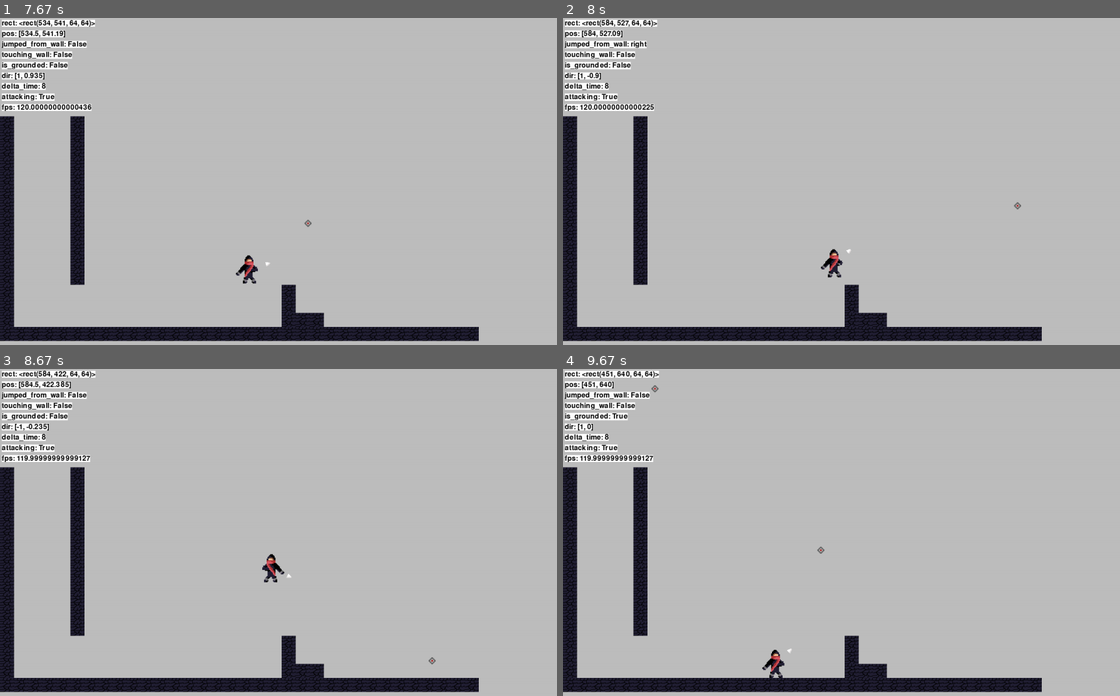
Above: before the commit, frames 1-4 (two rows, left to right).
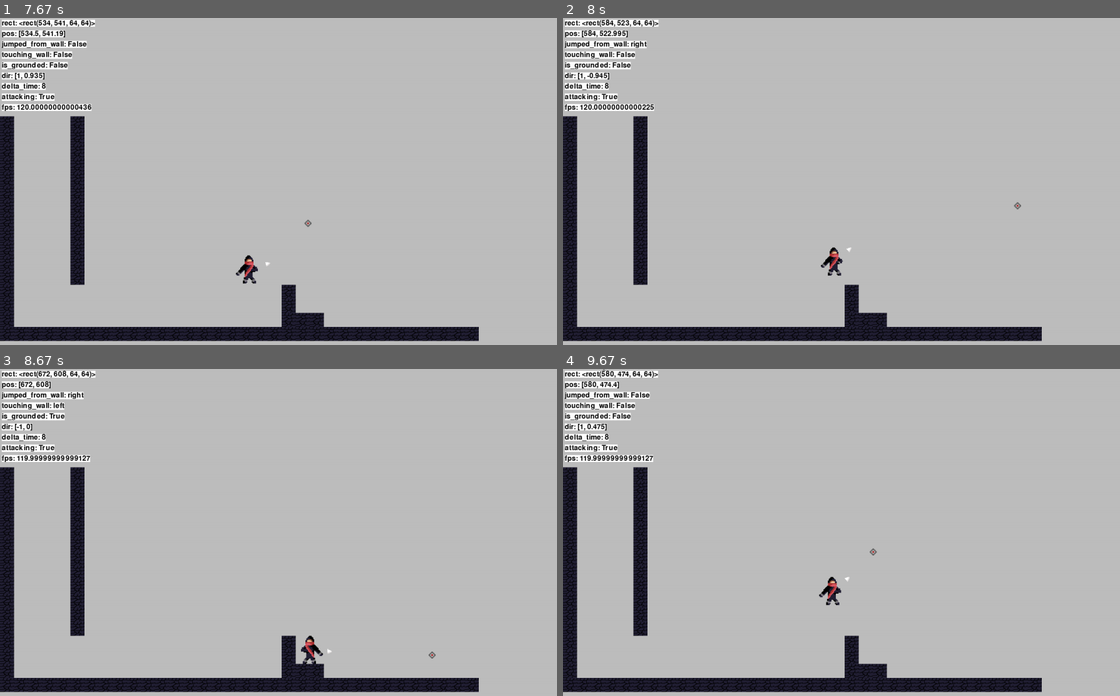
Above: after the commit, the same moments.

Repository: zyxwars/ninja
Game: pygame game, started from main.py
Two runs of this game, one before a commit and one after it. Both use one fixed random seed, a clock stepped at 60 frames per second and the inputs below.
Inputs (mouse positions are in pixels of both pictures, inside the frame that each line leads up to):
- Up to frame 1 (7.67 s): tap Space at 0.33, 0.73, 1.03, 1.57, 1.87, 2.07, 2.37, 2.63, 2.93, 3.07, 3.37, 3.73, 4.03, 4.23, 4.53, 4.73, 5.03, 5.23, 5.53, 5.8, 6.1, 6.23, 6.53, 6.9, 7.2, 7.4 s; hold D 0.67-1.13 s; move the mouse to (462, 217) at 0.7 s; click (334, 322) at 1.22 s; hold D 1.5-1.97 s; click (105, 165) at 1.58 s; hold A 2-2.53 s; click (362, 80) at 2.08 s; hold A 2.57-2.97 s; click (345, 266) at 2.65 s; hold D 3-3.63 s; click (295, 86) at 3.08 s; hold A 3.67-4.13 s; click (77, 217) at 3.75 s; hold D 4.17-4.63 s; click (289, 273) at 4.25 s; hold D 4.67-5.13 s; click (261, 158) at 4.75 s; hold A 5.17-5.7 s; click (428, 295) at 5.25 s; hold A 5.73-6.13 s; click (189, 89) at 5.82 s; hold D 6.17-6.8 s; click (428, 191) at 6.25 s; hold A 6.83-7.3 s; click (66, 135) at 6.92 s; hold D from 7.33 s (still down); click (484, 194) at 7.42 s
- Up to frame 2 (8 s): tap Space at 7.7, 7.9 s; release D at 7.8 s; hold D from 7.83 s (still down); click (964, 155) at 7.92 s
- Up to frame 3 (8.67 s): tap Space at 8.2, 8.4 s; release D at 8.3 s; hold A from 8.33 s (still down); click (479, 663) at 8.42 s
- Up to frame 4 (9.67 s): tap Space at 8.7, 8.97, 9.27, 9.4 s; release A at 8.87 s; hold A 8.9-9.3 s; click (674, 437) at 8.98 s; hold D from 9.33 s (still down); click (969, 476) at 9.42 s

Frame 1 is identical in both runs. In frame 2, 0.3% of the frame differs, in the area x 6-52%, y 0-80%; in frame 3, 0.8%, in the area x 0-79%, y 0-91%; in frame 4, 0.7%.

Commit message:
Fix can't jump after touching wall

Diff:
--- a/entities/player/player.py
+++ b/entities/player/player.py
@@ -80,8 +80,9 @@
                     self.facing_right = False
 
     def jump(self):
-        # If player is touching wall when jumping from ground count it as wall jumping
-        if self.touching_wall == 'right':
+        if self.is_grounded:
+            self.jumped_from_wall = False
+        elif self.touching_wall == 'right':
             if self.jumped_from_wall == 'right':
                 return
             self.jumped_from_wall = 'right'
@@ -90,8 +91,6 @@
             if self.jumped_from_wall == 'left':
                 return
             self.jumped_from_wall = 'left'
-        elif self.is_grounded:
-            self.jumped_from_wall = False
         else:
             return
 
Not shown, changed: TODO.md
